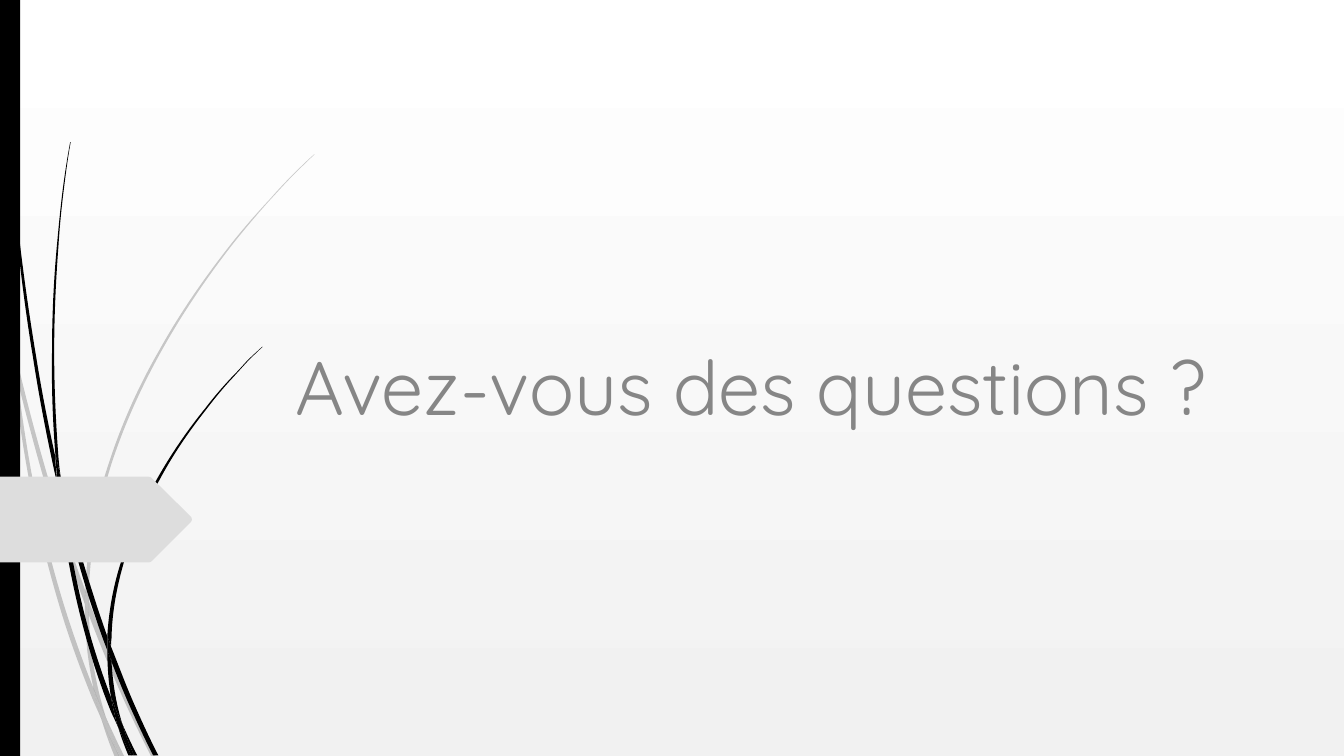
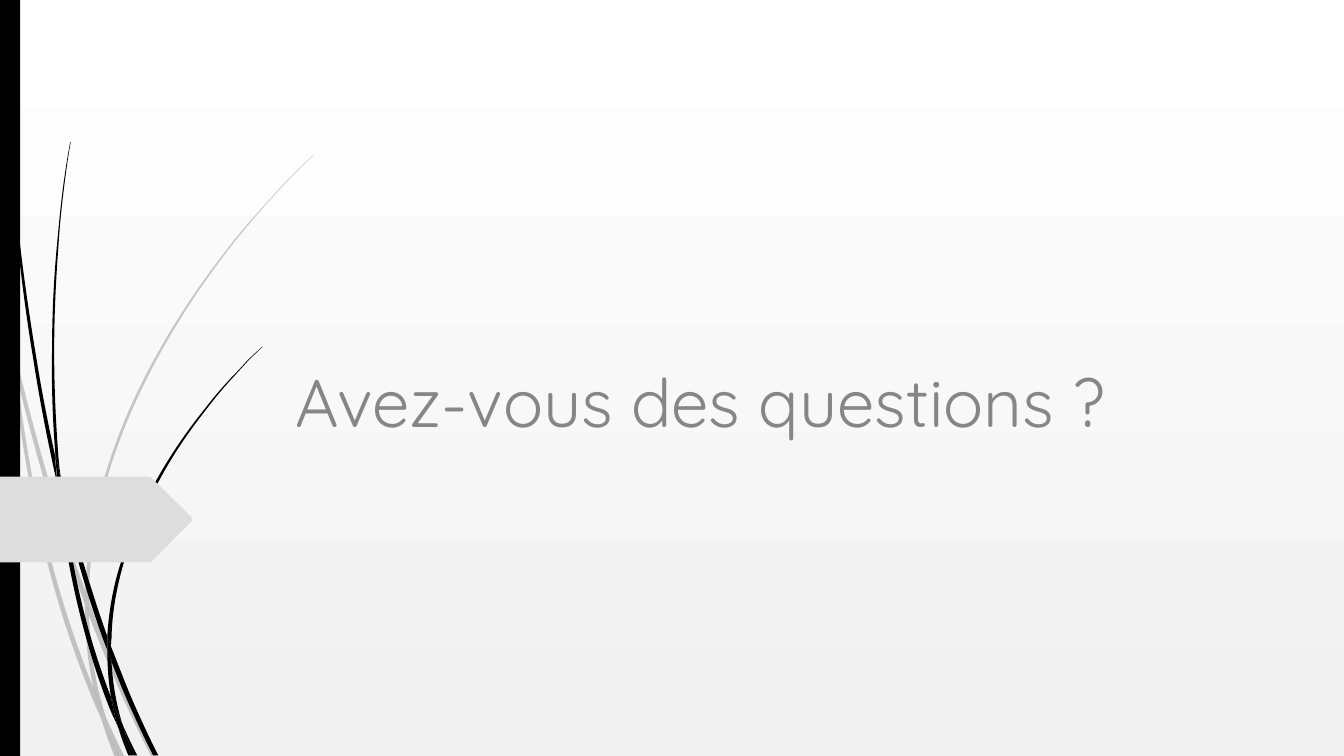
Before and after one commit to Oleome/Portfolio-architecte-sophie-bluel, a slide deck: slide 8 of Projet 3.ppt. Drawn at 1344x756 pixels with LibreOffice and Linux fonts; fonts in the diff are those of the drawing. Boxes give left, top, right and bottom in pixels: in the first picture for what was removed or moved away, otherwise in the second. Text is boxed around its words. In the diff, an @@ line names an element or a change of style, - is before the commit and + after.

Commit message:
version finale

```diff
--- a/Projet 3.ppt
+++ b/Projet 3.ppt
@@ title "Avez-vous des questions ?" at (295,377,1054,441): size 54 to 48 pt @@
```
